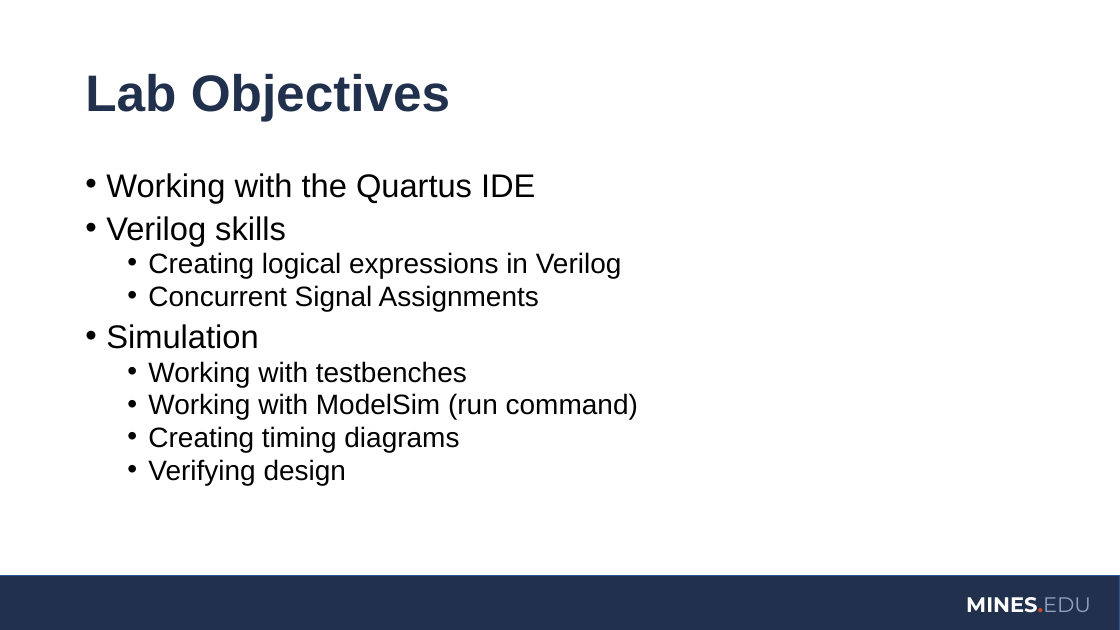
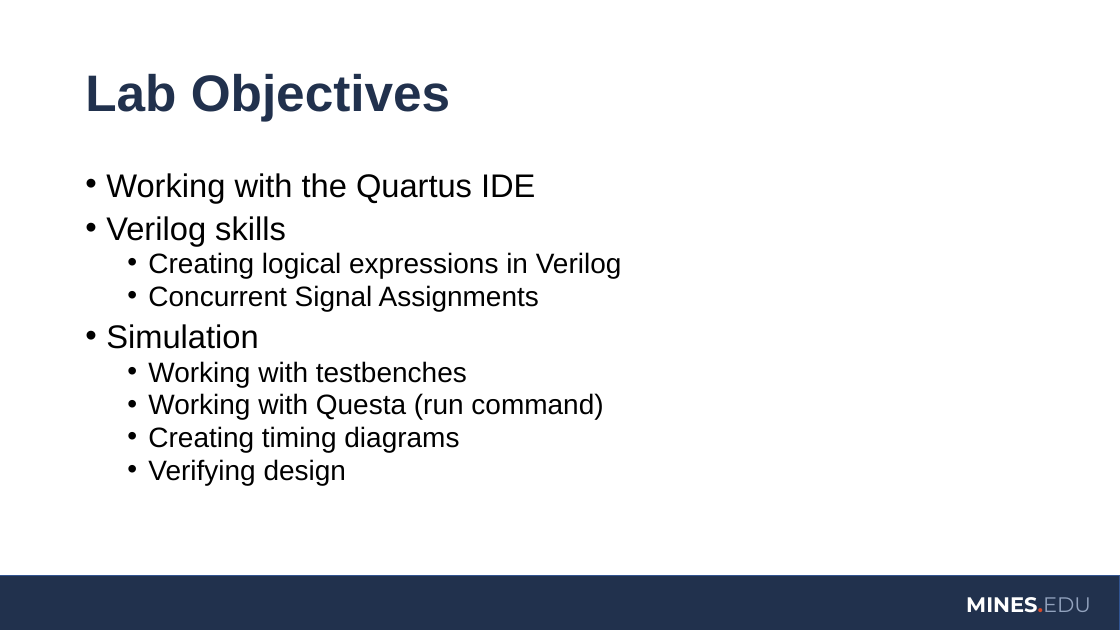
Before and after one commit to coulston/Digital-Design, a slide deck: slide 2 of Laboratory Latex/Lab01SimpleVerilog/LMS Upload Lab01/Lab01 presentation.pptx (slide 4 before the commit). Drawn at 1120x630 pixels with LibreOffice and Linux fonts; fonts in the diff are those of the drawing; background and template pictures are left out. Boxes give left, top, right and bottom in pixels: in the first picture for what was removed or moved away, otherwise in the second. Text is boxed around its words. In the diff, an @@ line names an element or a change of style, - is before the commit and + after.

Commit message:
Update labs to Questa
Thanks Dr. Sharma for the big lift getting this done!

```diff
--- a/Laboratory Latex/Lab01SimpleVerilog/LMS Upload Lab01/Lab01 presentation.pptx
+++ b/Laboratory Latex/Lab01SimpleVerilog/LMS Upload Lab01/Lab01 presentation.pptx
@@ text at [148, 393, 603, 419]: text changed @@
-  • Working with ModelSim (run command)
+  • Working with Questa (run command)
```
Also in this commit, not shown: 1 other slide changed, 6 slides added, 2 slides removed, 31 other files.
